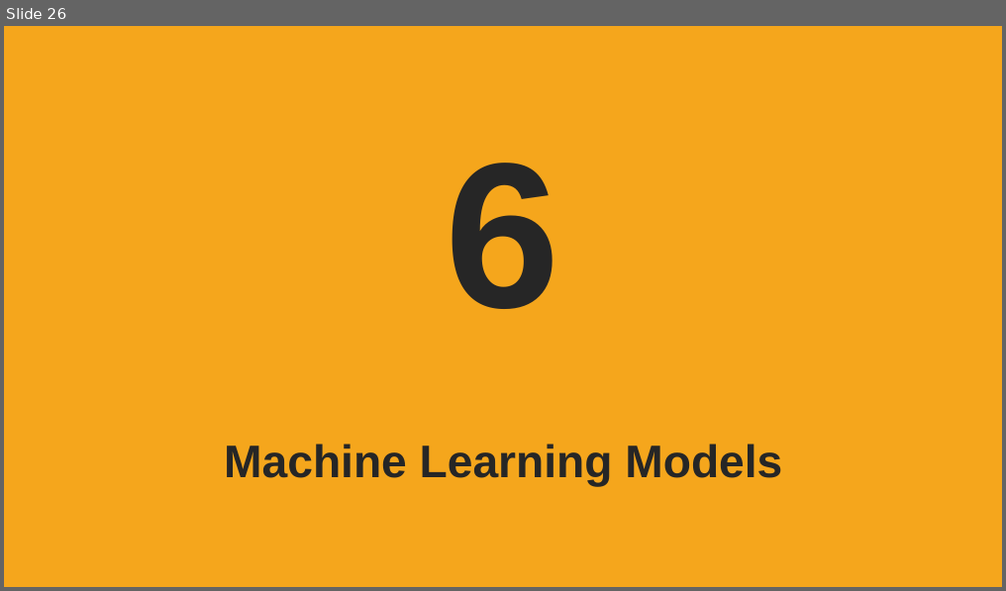
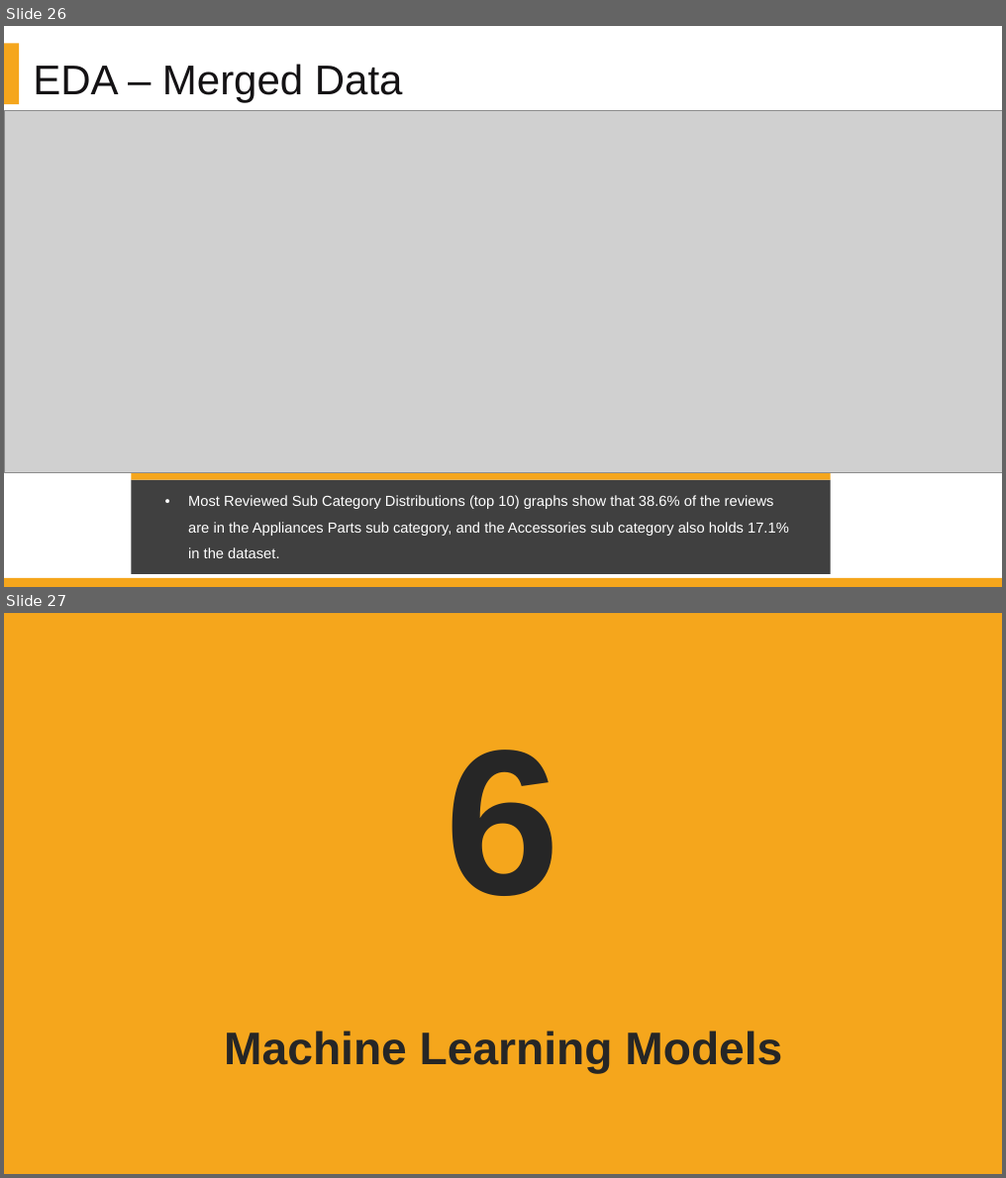
Before and after one commit to DATA-606-SPRING-2022/Jin_DATA606, a slide deck: presentation/Project_Presentation_EDA_v1.1.pptx. Shown one above the other, each under a label of ours: slide 26 before the commit, slides 26 and 27 after it. The pictures are 1006x591 and 1006x1178 pixels, drawn with LibreOffice and Linux fonts; fonts in the diff are those of the drawing; grey boxes stand for pictures; background and template pictures are left out. Boxes give left, top, right and bottom in pixels: in the first picture for what was removed or moved away, otherwise in the second. Text is boxed around its words. In the diff, an @@ line names an element or a change of style, - is before the commit and + after.

```diff
--- a/presentation/Project_Presentation_EDA_v1.1.pptx
+++ b/presentation/Project_Presentation_EDA_v1.1.pptx
@@ slide 26 added at (x1=4, y1=26, x2=1002, y2=587), background #FFFFFF @@
@@ rectangle added at (x1=4, y1=43, x2=19, y2=104), fill #F5A61C @@
@@ rectangle added at (x1=26, y1=49, x2=801, y2=107), fill #FFFFFF, 40 pt, text #141214 @@
+EDA – Merged Data
@@ text added at (x1=30, y1=66, x2=199, y2=78), 28 pt, text #404040 @@
+Add your title
@@ picture added at (x1=4, y1=110, x2=1002, y2=472) @@
@@ text added at (x1=30, y1=87, x2=720, y2=506), 18 pt, text #A6A6A6 @@
+Click add this section keywords detailed description of the contents of this paragraph
@@ rectangle added at (x1=132, y1=480, x2=831, y2=574), fill #404040 @@
@@ rectangle added at (x1=132, y1=472, x2=831, y2=480), fill #F5A61C @@
@@ text added at (x1=188, y1=495, x2=789, y2=559), 14 pt, text #FFFFFF @@
+• Most Reviewed Sub Category Distributions (top 10) graphs show that 38.6% of the reviews are in the Appliances Parts sub category, and the Accessories sub category also holds 17.1% in the dataset.
@@ rectangle added at (x1=4, y1=578, x2=1002, y2=587), fill #F5A61C @@
@@ what was slide 26 is now slide 27 @@
```
Also in this commit, not shown: 2 slides changed, 1 other file.
